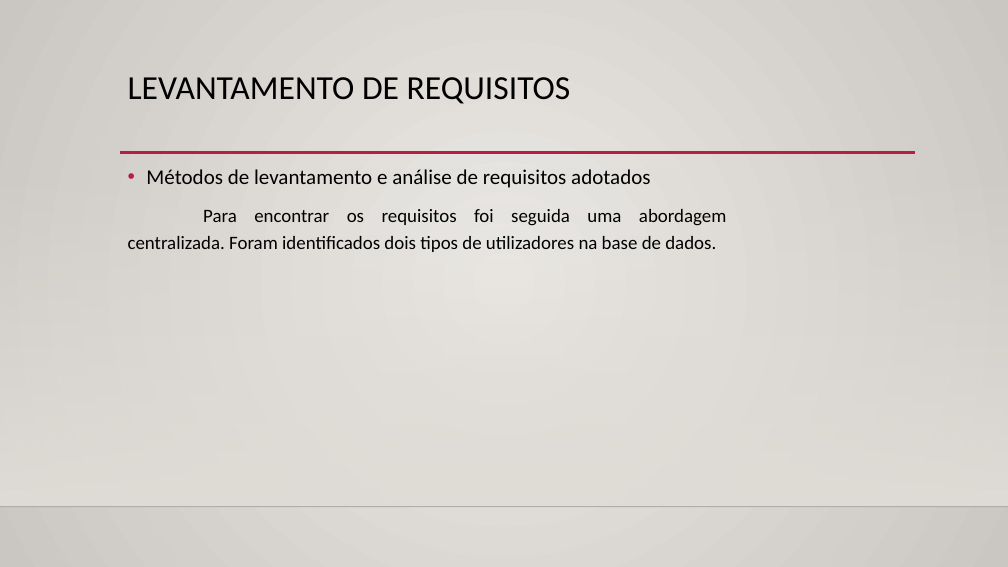
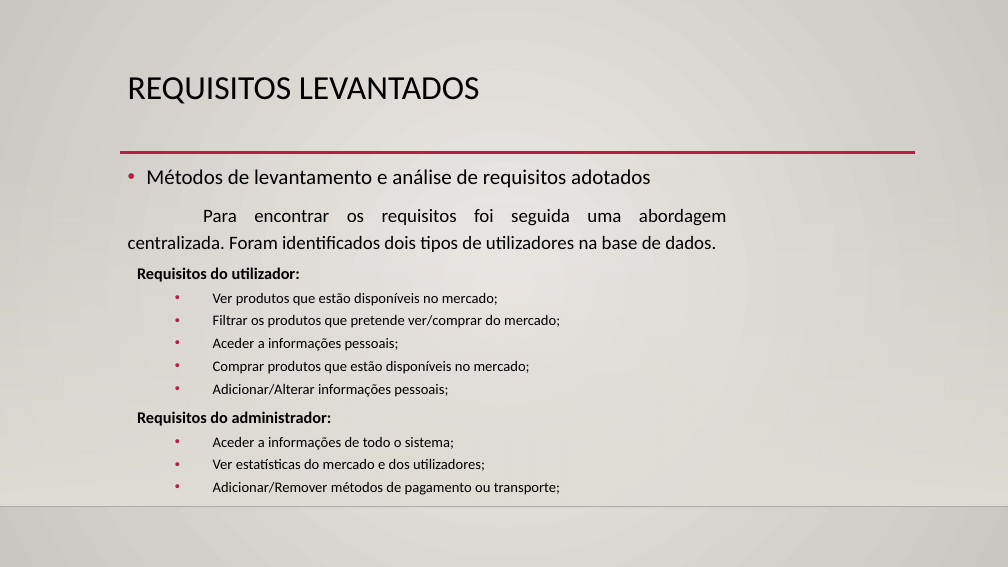
Before and after one commit to PedroCapa/BD, a slide deck: slide 3 of Apresentação BD.pptx. Drawn at 1008x567 pixels with LibreOffice and Linux fonts; fonts in the diff are those of the drawing; background and template pictures are left out. Boxes give left, top, right and bottom in pixels: in the first picture for what was removed or moved away, otherwise in the second. Text is boxed around its words. In the diff, an @@ line names an element or a change of style, - is before the commit and + after.

```diff
--- a/Apresentação BD.pptx
+++ b/Apresentação BD.pptx
@@ title at (128,77,480,104): text changed @@
-LEVANTAMENTO DE REQUISITOS
+REQUISITOS LEVANTADOS
@@ text added at (137,267,560,495), 13.9 pt, text #000000 @@
+Requisitos do utilizador:
+  • Ver produtos que estão disponíveis no mercado;
+  • Filtrar os produtos que pretende ver/comprar do mercado;
+  • Aceder a informações pessoais;
+  • Comprar produtos que estão disponíveis no mercado;
+  • Adicionar/Alterar informações pessoais;
+Requisitos do administrador:
+  • Aceder a informações de todo o sistema;
+  • Ver estatísticas do mercado e dos utilizadores;
+  • Adicionar/Remover métodos de pagamento ou transporte;
```
Also in this commit, not shown: 1 slide removed.
